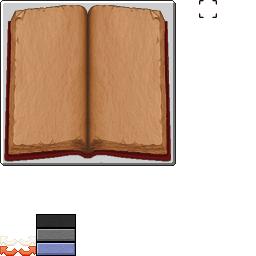
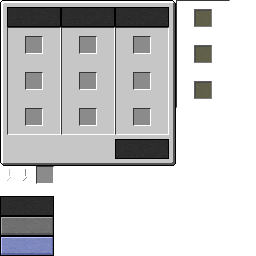
Two versions of the same layered image (256×256). Layer-by-layer changes:
showed "InterfaceTalent", painted on it over bbox(0, 0, 230, 256)
hid "InterfaceAbilties" over bbox(0, 0, 230, 256)
